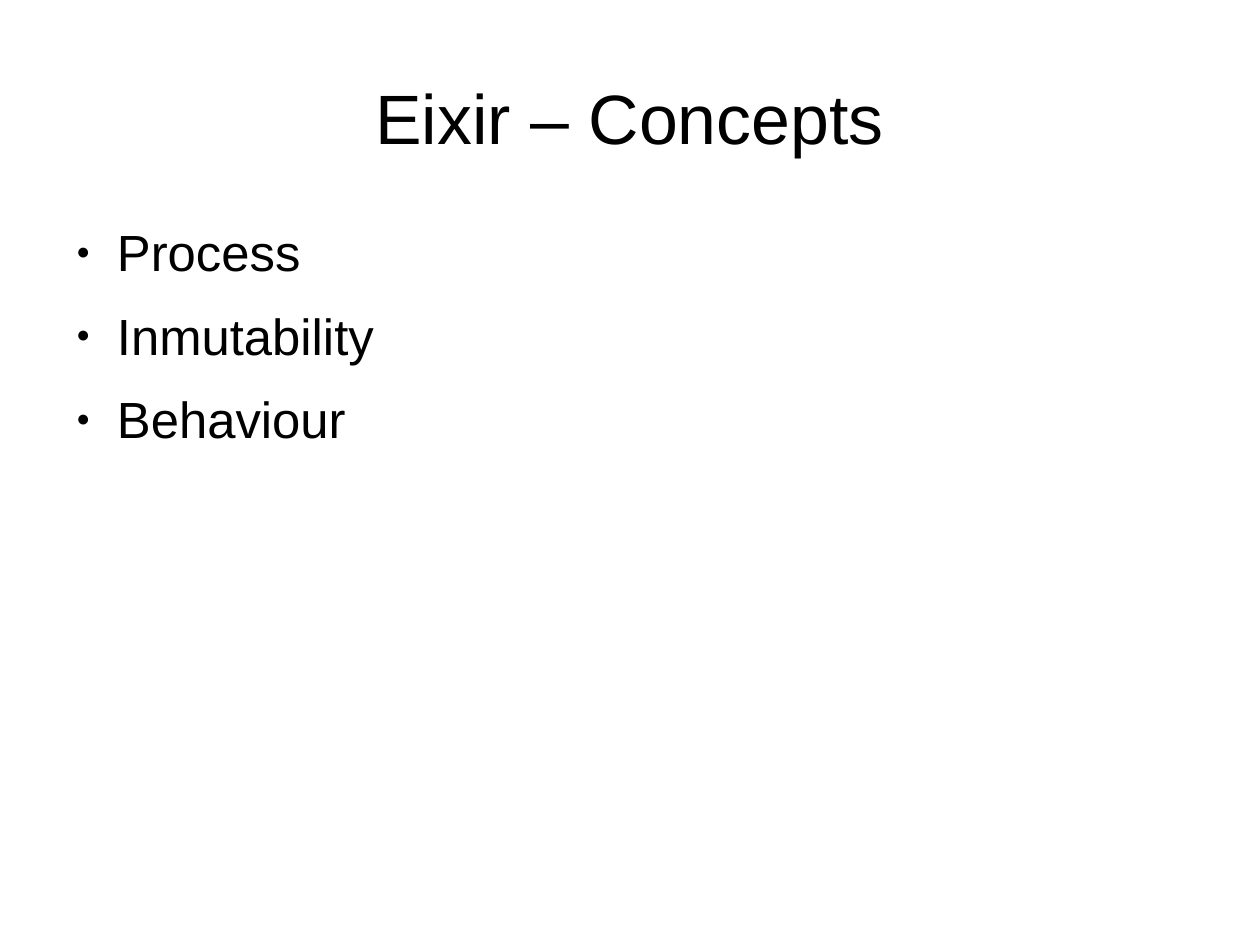
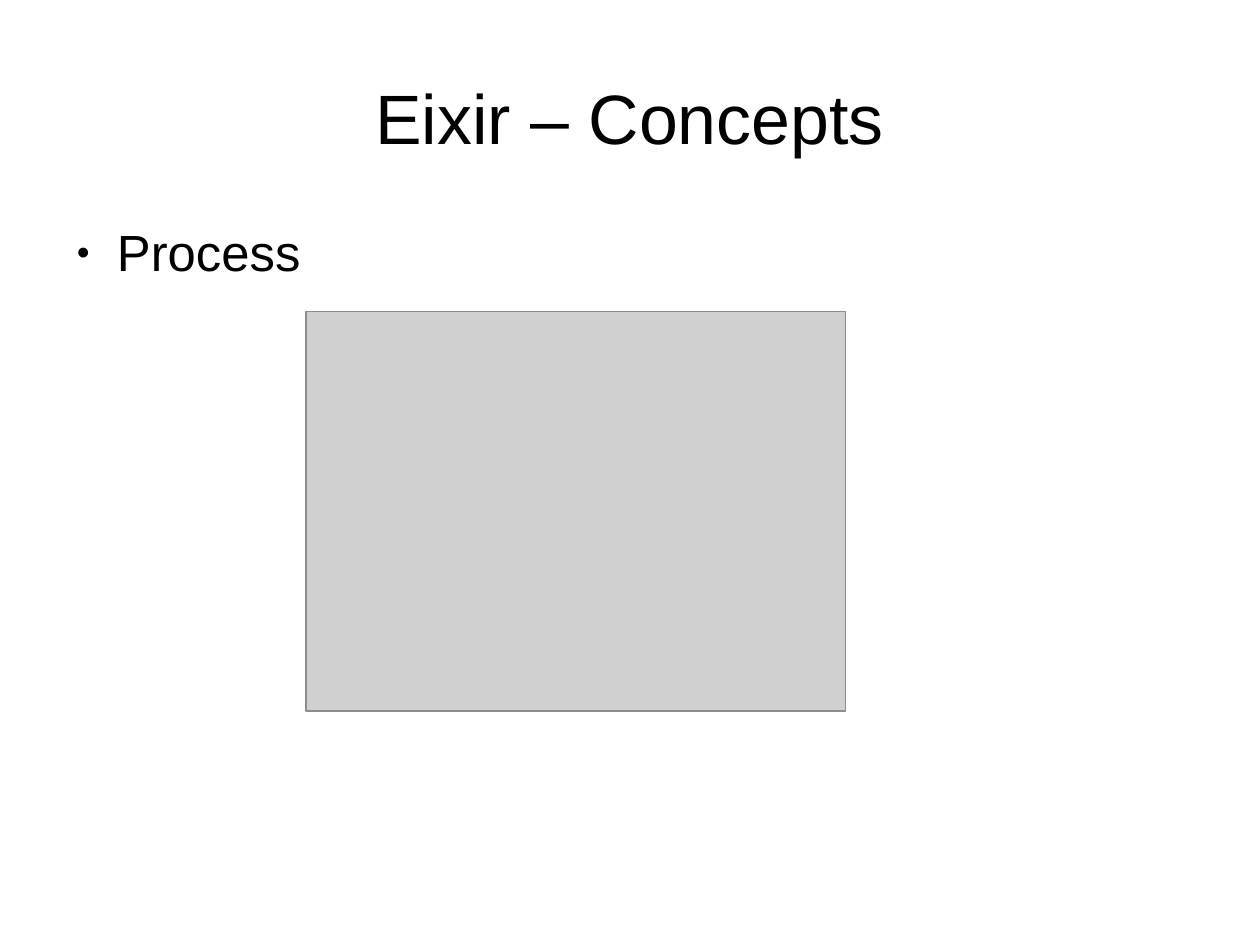
Before and after one commit to ramortegui/talks, a slide deck: slide 5 of elixir-otp-basics.odp. Drawn at 1260x945 pixels with LibreOffice and Linux fonts; fonts in the diff are those of the drawing; grey boxes stand for pictures. Boxes give left, top, right and bottom in pixels: in the first picture for what was removed or moved away, otherwise in the second. Text is boxed around its words. In the diff, an @@ line names an element or a change of style, - is before the commit and + after.

Commit message:
Add Concepts, Basics, screenshots, and summary.

```diff
--- a/elixir-otp-basics.odp
+++ b/elixir-otp-basics.odp
@@ text at box(117, 318, 374, 439): paragraphs removed @@
-● Inmutability
-● Behaviour
@@ picture added at box(306, 312, 846, 711) @@
```
Also in this commit, not shown: 5 other slides changed, 18 slides added, 3 slides removed.
